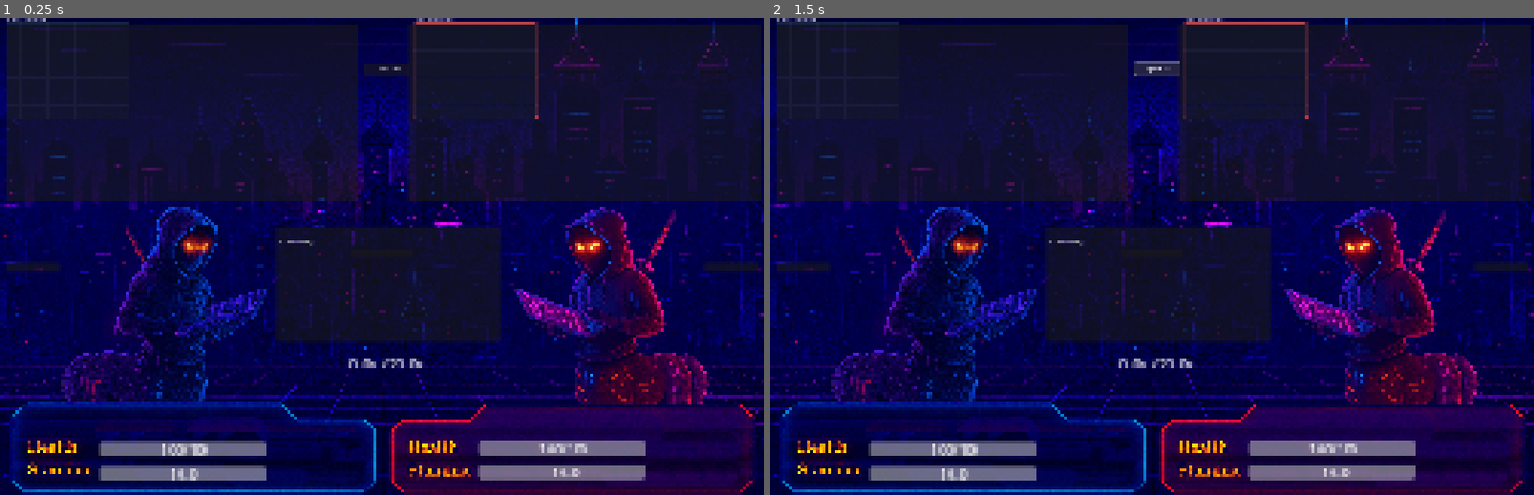
Above: before the commit, frames 1-2 (left to right).
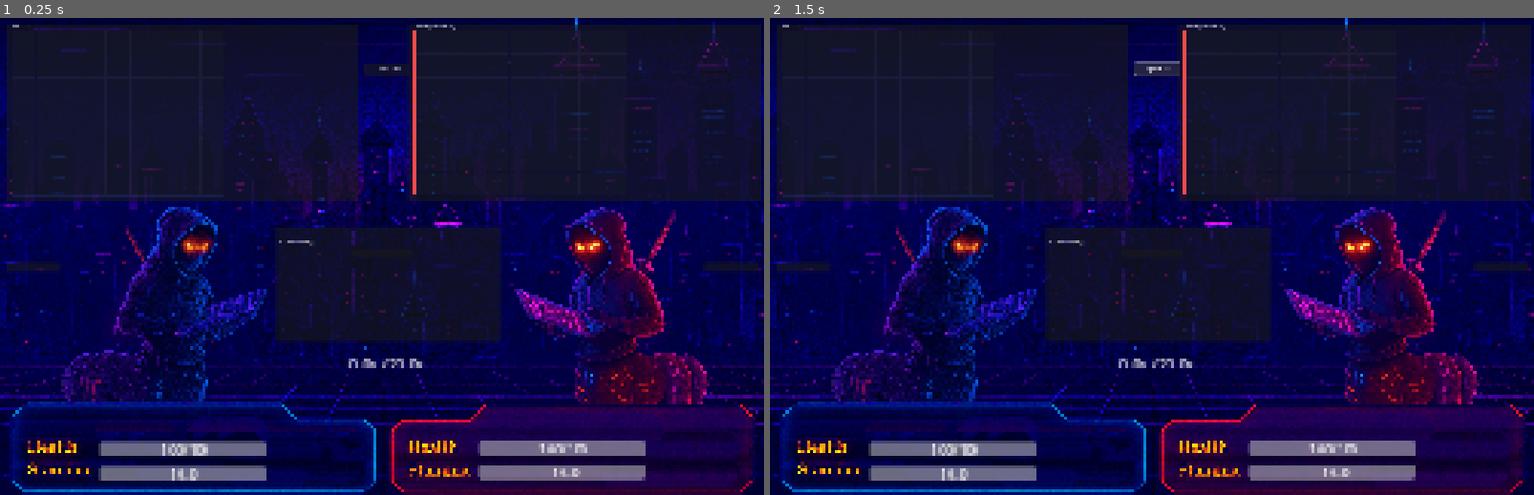
Above: after the commit, the same moments.

Repository: getsentry/ctrl-alt-defeat
Game: Godot game, scene res://scenes/BattleScreen.tscn
The game is run twice, just before and just after one commit, with the same random seed, the same clock (stepped at 60 frames per second) and the same inputs. This scene is started directly instead of the project's main scene.
Inputs:
- Up to frame 1 (0.25 s): no input
- Up to frame 2 (1.5 s): click "Speed: 10x" at 0.5 s; click "Speed: 1x" at 1.25 s

The runs differ from the first frame. In frame 1, 0.7% of the frame differs, in the area x 0-78%, y 0-37%; in frame 2, 0.7%.
Error in both runs: Assertion failed: Battle started with no events - server did not return battle actions (res://scripts/BattleScreen.gd:59)

Commit message:
Properly scale inventory

Diff:
--- a/client/scripts/BattleScreen.gd
+++ b/client/scripts/BattleScreen.gd
@@ -68,7 +68,9 @@
 
 	# Player stats references
 	player_health_bar = $Player1Container/StatusPanel/HealthBar
+	player_health_label = $Player1Container/StatusPanel/HealthValue
 	player_stamina_bar = $Player1Container/StatusPanel/StaminaBar
+	player_stamina_label = $Player1Container/StatusPanel/StaminaValue
 
 	# Enemy stats references
 	enemy_health_bar = $Player2Container/StatusPanel/HealthBar
@@ -76,8 +78,8 @@
 	enemy_stamina_bar = $Player2Container/StatusPanel/StaminaBar
 	enemy_stamina_label = $Player2Container/StatusPanel/StaminaValue
 
-	# Battle log
-	battle_log_container = $CenterArea/BattleLog/LogScroll/LogText
+	# Battle log - correct path
+	battle_log_container = $BattleLog/LogScroll/LogText
 
 	var speed_button = $ControlButtons/SpeedButton
 	speed_button.pressed.connect(_on_toggle_speed)
@@ -86,12 +88,25 @@
 	_setup_inventories()
 
 func _setup_inventories():
-	# Create inventory instances in the grid containers from the scene
-	var inventory_scene = preload("res://scenes/InventoryGrid.tscn")
-
-	# Player inventory
-	var player_grid = $Player1Inventory/GridContainer
-	player_inventory = inventory_scene.instantiate()
+	# Constants for grid configuration
+	const GRID_WIDTH = 9
+	const GRID_HEIGHT = 7
+	const CELL_SPACING = 1
+
+	# Create inventory grids using InventoryGrid class (not scene)
+	# Player inventory - standard 9x7 grid like UnifiedGridUI
+	var player_panel = $Player1Inventory
+	player_inventory = InventoryGrid.new()
+
+	# Calculate cell size based on panel size
+	var padding = 20
+	player_inventory.position = Vector2(padding, padding)
+	var panel_size = player_panel.size - Vector2(padding * 2, padding * 2)
+	var cell_width = (panel_size.x - (GRID_WIDTH - 1) * CELL_SPACING) / GRID_WIDTH
+	var cell_height = (panel_size.y - (GRID_HEIGHT - 1) * CELL_SPACING) / GRID_HEIGHT
+	var cell_size = min(cell_width, cell_height)  # Keep cells square
+
+	player_inventory.configure(GRID_WIDTH, GRID_HEIGHT, cell_size, CELL_SPACING)
 	player_inventory.read_only = true
 	player_inventory.title = "Player Inventory"
 	player_inventory.set_colors(
@@ -99,11 +114,20 @@
 		Color(0.3, 0.6, 1.0, 0.8),   # border color
 		Color(0.2, 0.5, 1.0, 0.9)    # item color
 	)
-	player_grid.add_child(player_inventory)
-
-	# Enemy inventory
-	var enemy_grid = $Player2Inventory/GridContainer
-	enemy_inventory = inventory_scene.instantiate()
+	player_panel.add_child(player_inventory)
+
+	# Enemy inventory - standard 9x7 grid like UnifiedGridUI
+	var enemy_panel = $Player2Inventory
+	enemy_inventory = InventoryGrid.new()
+
+	# Same calculation for enemy panel
+	enemy_inventory.position = Vector2(padding, padding)
+	panel_size = enemy_panel.size - Vector2(padding * 2, padding * 2)
+	cell_width = (panel_size.x - (GRID_WIDTH - 1) * CELL_SPACING) / GRID_WIDTH
+	cell_height = (panel_size.y - (GRID_HEIGHT - 1) * CELL_SPACING) / GRID_HEIGHT
+	cell_size = min(cell_width, cell_height)  # Keep cells square
+
+	enemy_inventory.configure(GRID_WIDTH, GRID_HEIGHT, cell_size, CELL_SPACING)
 	enemy_inventory.read_only = true
 	enemy_inventory.title = "Enemy Inventory"
 	enemy_inventory.set_colors(
@@ -111,7 +135,7 @@
 		Color(1.0, 0.3, 0.3, 0.8),   # border color
 		Color(1.0, 0.3, 0.3, 0.9)    # item color
 	)
-	enemy_grid.add_child(enemy_inventory)
+	enemy_panel.add_child(enemy_inventory)
 
 func _on_toggle_speed():
 	# Toggle between different playback speeds
